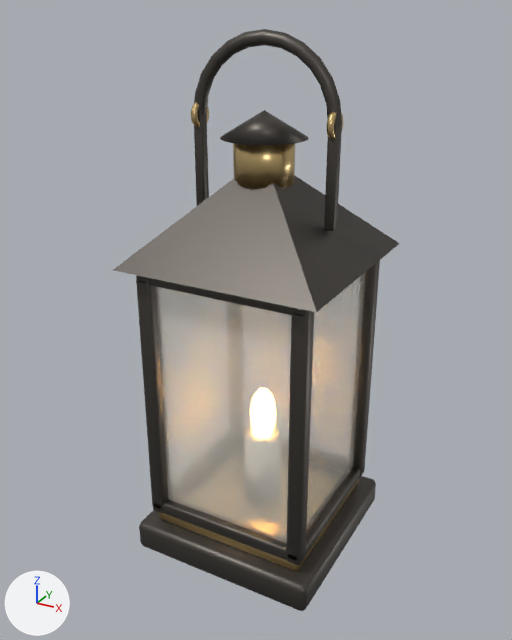
Two versions of the glTF model assets/glb/store-items/Lantern.glb, one commit apart.
Camera for both pictures: a camera (50 mm lens) standing at (0.769, -1.436, 1.346) and looking at (-0.013, -0.016, 0.636). The axes (+X, +Y, +Z) are drawn at lower left. The lights are the same throughout. The picture after the commit comes second. Vertices at exactly the same position are counted once.

Names of what the first picture shows: 'Lantern'.
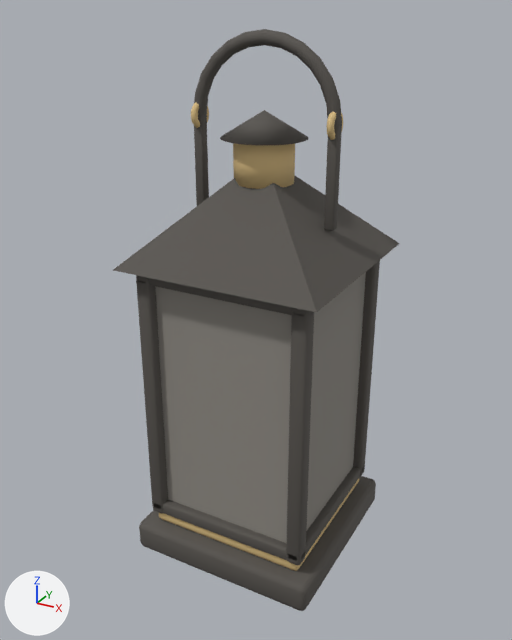
The edits, one by one:
Picture 'Lantern' (img_lantern) is new.
Material 'Lantern' (mat_lantern) is new.
Its texture is img_lantern.
Its roughness is 0.8.
me_cube has 1467 vertices, 2814 faces and spans x -0.255..0.255, y -0.255..0.255, z 0.0..1.306.
me_cube is used by ob_lantern; location (0.0, 0.0, 0.0).
me_cube no longer uses material mat_wax (white #f9f6ed).
me_cube no longer uses material mat_wick (dark grey #505055).
me_cube no longer uses material mat_flame (orange #ffcb6c, glowing orange #ffc461).
me_cube part 1: all 1870 faces that had it switch from mat_iron (dark grey #595550) to mat_lantern (picture img_lantern).
me_cube part 2: all 488 faces that had it switch from mat_brass (beige #e1c489) to mat_lantern (picture img_lantern).
me_cube part 3: all 48 faces that had it switch from mat_glass (white #f9f3e7) to mat_lantern (picture img_lantern).
me_cube part 4: texture (UV) coordinates of 2814 of 2814 faces, centred in x -0.25..0.25, y -0.25..0.25, z 0.0..1.302, changed; they spanned u 0.0..1.0, v 0.0..1.0 and now span u 0.01..0.98, v 0.01..0.99.

Pixel boxes [x1, y1, x2, y2] of what changed, in the pictures (512 x 640 px):
'Lantern', recoloured, surface changed
    both: [113, 29, 397, 611]
part 1 of me_cube, recoloured
    both: [113, 29, 397, 611]
part 2 of me_cube, recoloured
    both: [159, 102, 359, 571]
part 3 of me_cube, recoloured
    both: [155, 272, 366, 543]
part 4 of me_cube, surface changed
    both: [113, 29, 397, 611]
